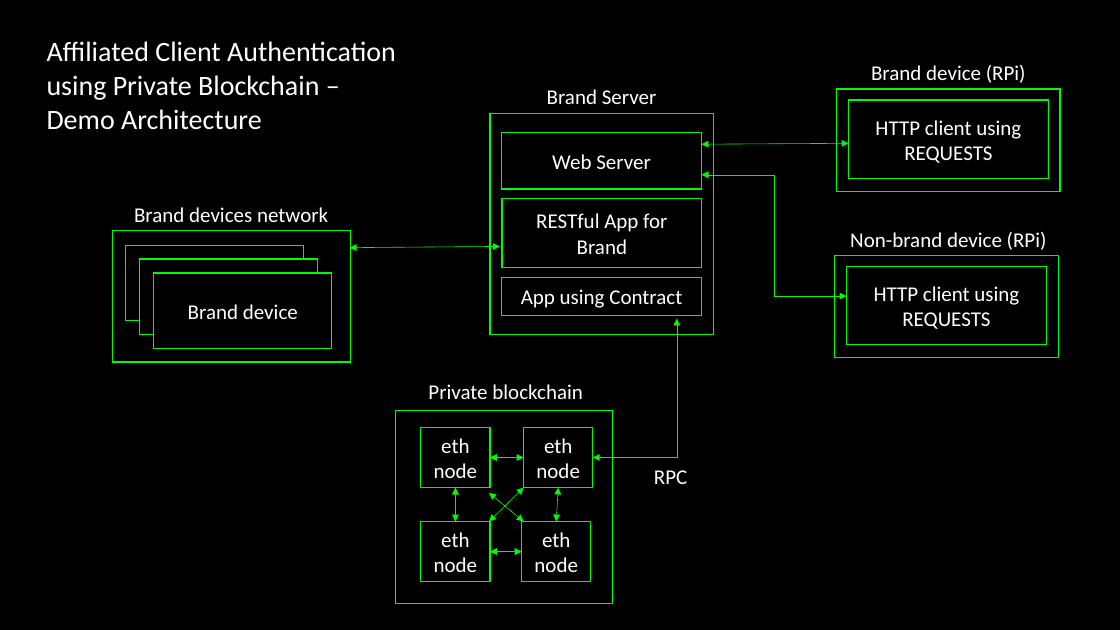
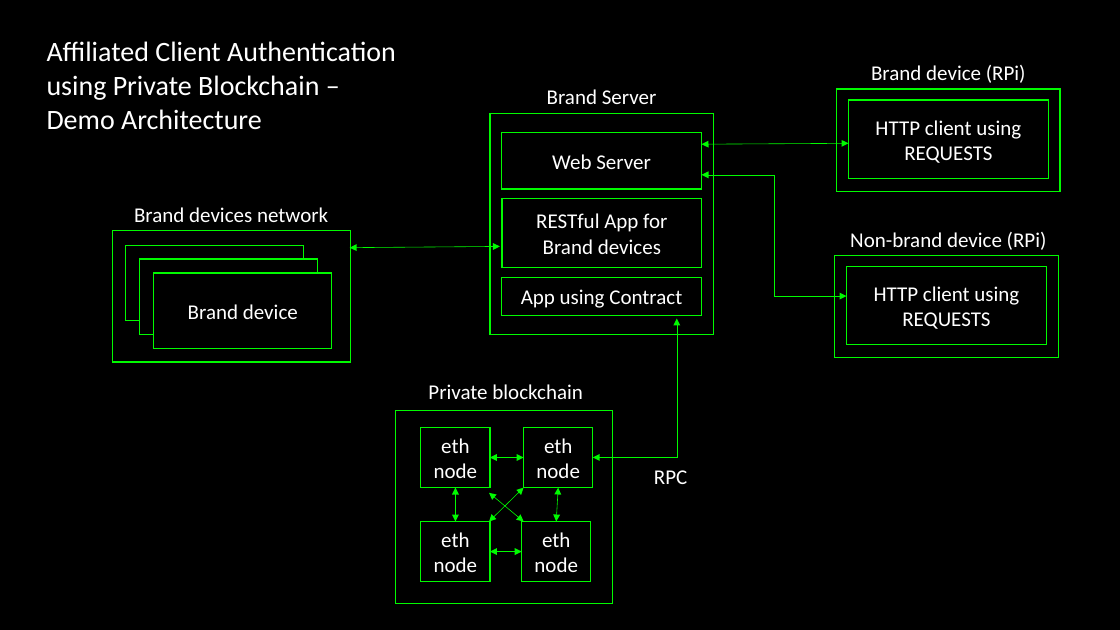
Before and after one commit to galazg/work, a slide deck: slide 1 of demo_sketch.pptx. Drawn at 1120x630 pixels with LibreOffice and Linux fonts; fonts in the diff are those of the drawing. Boxes give left, top, right and bottom in pixels: in the first picture for what was removed or moved away, otherwise in the second. Text is boxed around its words. In the diff, an @@ line names an element or a change of style, - is before the commit and + after.

Commit message:
added demo sketch 3

```diff
--- a/demo_sketch.pptx
+++ b/demo_sketch.pptx
@@ text in rectangle at <box>536,213,667,254</box>: text changed @@
-RESTful App for Brand
+RESTful App for Brand devices
```
